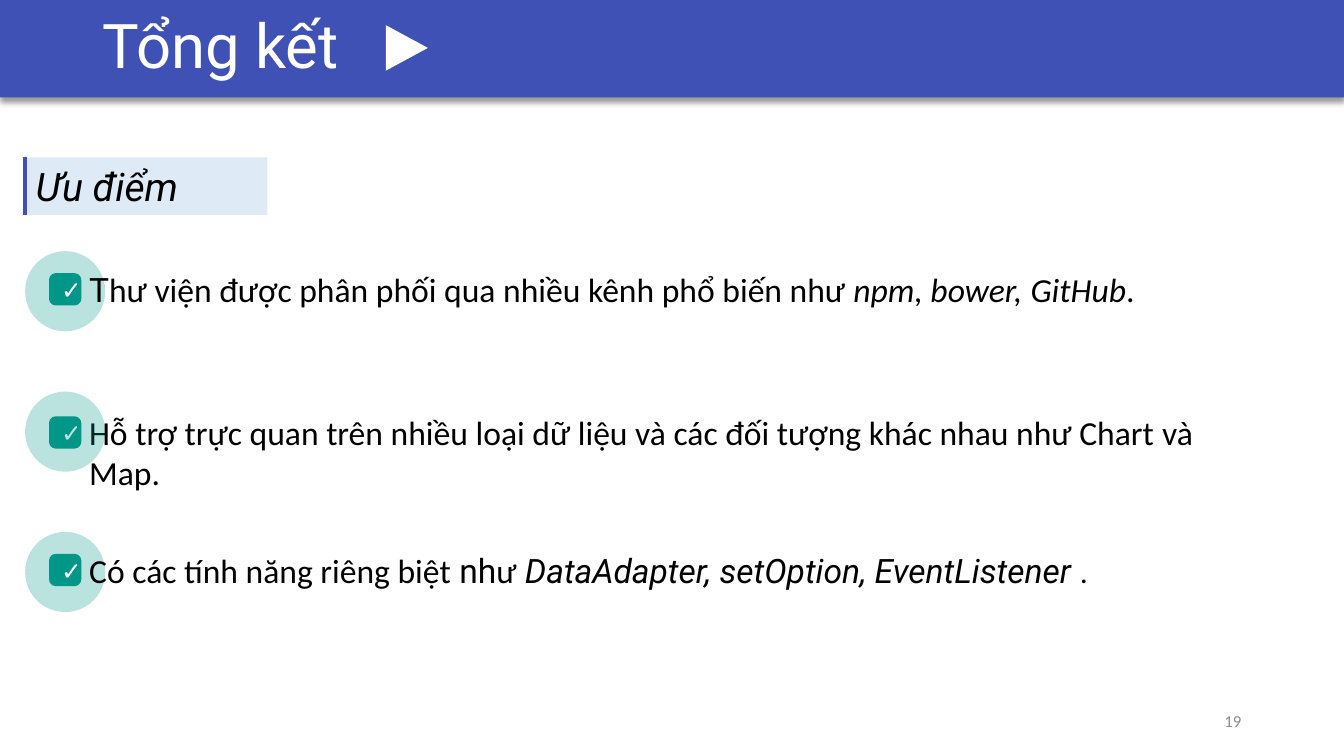
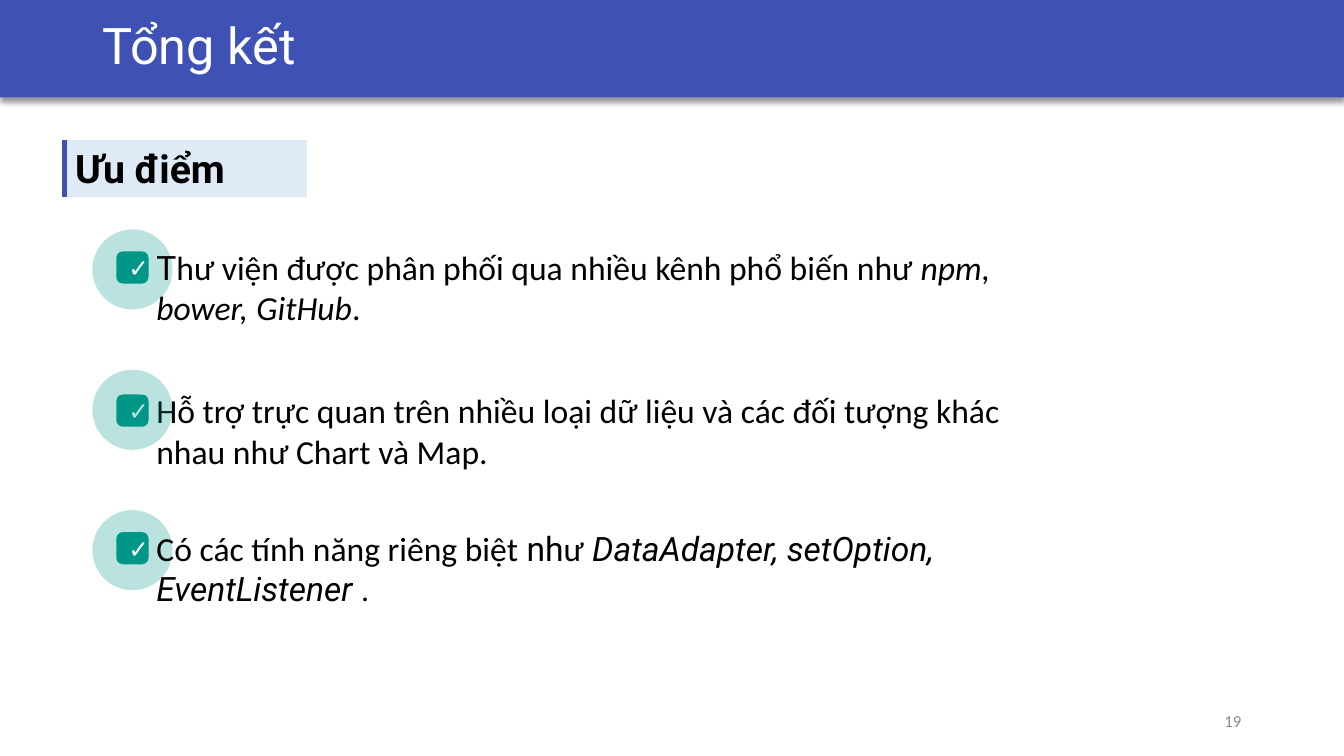
Before and after one commit to csethanhcong/c9js-demo, a slide deck: slide 19 of report/Presentation/Slide LVTN.pptx. Drawn at 1344x756 pixels with LibreOffice and Linux fonts; fonts in the diff are those of the drawing. Boxes give left, top, right and bottom in pixels: in the first picture for what was removed or moved away, otherwise in the second. Text is boxed around its words. In the diff, an @@ line names an element or a change of style, - is before the commit and + after.

```diff
--- a/report/Presentation/Slide LVTN.pptx
+++ b/report/Presentation/Slide LVTN.pptx
@@ text "Tổng kết" at [102, 21, 295, 75]: size 44 to 36 pt @@
@@ triangle removed at [386, 26, 428, 71] @@
@@ line moved from (25, 157) - (25, 215) to (65, 140) - (65, 198) @@
@@ rectangle "Ưu điểm": place and size @@
-rectangle "Ưu điểm" at [26, 157, 268, 215]
+rectangle "Ưu điểm" at [66, 140, 308, 198]
@@ rectangle "Ưu điểm" at [66, 140, 308, 198]: bold on, italic off @@
@@ text "Thư viện được phân phối ..." rewrapped from [89, 271, 1135, 310] to [156, 249, 991, 324] @@
@@ text "Hỗ trợ trực quan trên ..." rewrapped from [89, 418, 1193, 491] to [156, 396, 999, 470] @@
@@ 3 ellipses, 2 rectangles, 2 rounded rectangles: place and size @@
-3 ellipses, 2 rectangles, 2 rounded rectangles at [25, 251, 106, 613]
+3 ellipses, 2 rectangles, 2 rounded rectangles at [93, 230, 173, 591]
@@ rectangle "✓": place and size @@
-rectangle "✓" at [51, 557, 80, 585]
+rectangle "✓" at [119, 534, 147, 563]
@@ rounded rectangle: place and size @@
-rounded rectangle at [51, 557, 80, 585]
+rounded rectangle at [119, 534, 147, 563]
@@ text "Có các tính năng riêng ..." rewrapped from [89, 555, 1071, 591] to [156, 533, 934, 602] @@
```
Also in this commit, not shown: 15 other slides changed.
